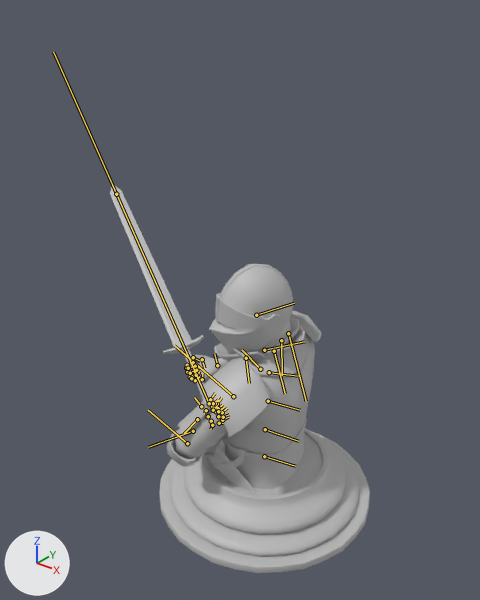
The FBX model Assets/_Model/Unit/knight.fbx as it was, and as the next commit left it.
One viewpoint serves both versions: a 50 mm camera at (2.15, -2.96, 3.26) aimed at (-0.43, 0.27, 1.26). Every picture has the same lights, and +X, +Y and +Z are marked at lower left. Both versions are drawn at frame 65 of the action 'Take 001'; the numbers are the values there. The bones that bend it are drawn over the model as lines.

In view in the first picture: 'knight_accessories', 'knight_base', 'pedestal'.
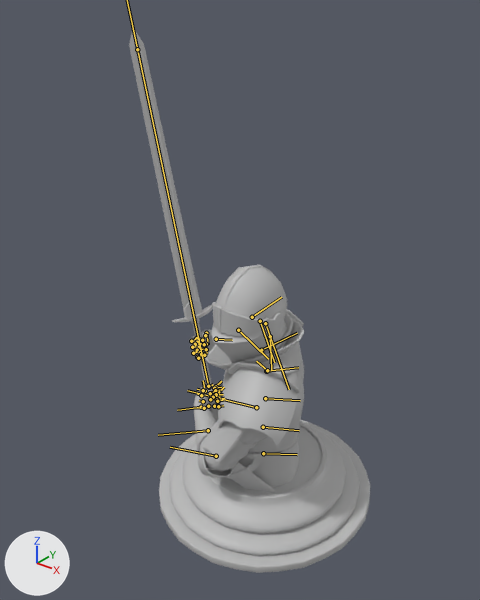
Location of each change, [x1, y1, x2, y2] in pixels of the pictures (480 x 600 px):
'pedestal', posed: before [159, 428, 370, 573]; after [159, 420, 370, 573]
'knight_accessories', posed (17% narrower, 50% taller): before [110, 184, 321, 493]; after [129, 28, 304, 492]
'knight_base', posed (19% narrower): before [173, 264, 315, 489]; after [189, 265, 304, 487]
bone 'skeleton_root_jnt', root to tip: before (264, 456) to (295, 466); after (263, 453) to (297, 454)
bone 'l_clavicle_jnt', root to tip: before (260, 369) to (242, 350); after (267, 370) to (256, 361)
bone 'l_shoulder_jnt', root to tip: before (233, 396) to (174, 345); after (256, 407) to (187, 390)
bone 'l_elbow_jnt', root to tip: before (187, 443) to (148, 410); after (216, 456) to (170, 447)
bone 'l_forearm', root to tip: before (193, 431) to (148, 447); after (208, 430) to (158, 435)
bone 'l_wrist_jnt', root to tip: before (197, 419) to (184, 433); after (201, 407) to (177, 410)
bone 'r_clavicle_jnt', root to tip: before (281, 340) to (282, 375); after (270, 336) to (271, 369)
bone 'r_shoulder_jnt', root to tip: before (288, 333) to (306, 401); after (265, 323) to (289, 389)
bone 'r_elbow_jnt', root to tip: before (274, 351) to (285, 393); after (260, 321) to (274, 362)
bone 'r_wrist_jnt', root to tip: before (217, 365) to (214, 353); after (216, 339) to (232, 340)
bone 'sword_jnt', root to tip: before (209, 403) to (116, 194); after (208, 386) to (137, 49)

What changed in the scene script:
```text
Change bone_skeleton_root_jnt:
    where bone_skeleton_root_jnt = bpy.data.objects['Armature'].pose.bones['skeleton_root_jnt']
    bone_skeleton_root_jnt.location: (0.0, 0.0, 0.0) -> (3.7, -1.6, -0.2)
    bone_skeleton_root_jnt.rotation_quaternion: (0.785, -0.62, 0.0, 0.0) -> (0.882, -0.47, 0.015, -0.021)  # degrees (-77, 0, 0) -> degrees (-56, 0, -3)
Change bone_l_clavicle_jnt:
    where bone_l_clavicle_jnt = bpy.data.objects['Armature'].pose.bones['l_clavicle_jnt']  # child of 'spine3_jnt'
    bone_l_clavicle_jnt.rotation_quaternion: (0.953, 0.128, -0.273, -0.006) -> (0.98, 0.099, -0.165, -0.049)  # degrees (17, -31, -6) -> degrees (13, -18, -8)
Change bone_l_shoulder_jnt:
    where bone_l_shoulder_jnt = bpy.data.objects['Armature'].pose.bones['l_shoulder_jnt']  # child of 'l_clavicle_jnt'
    bone_l_shoulder_jnt.rotation_quaternion: (0.931, 0.337, -0.138, -0.028) -> (0.904, 0.304, -0.289, -0.088)  # degrees (41, -14, -9) -> degrees (43, -28, -22)
Change bone_l_elbow_jnt:
    where bone_l_elbow_jnt = bpy.data.objects['Armature'].pose.bones['l_elbow_jnt']  # child of 'l_shoulder_jnt'
    bone_l_elbow_jnt.rotation_quaternion: (0.821, 0.0, -0.571, 0.0) -> (0.789, 0.0, -0.614, 0.0)  # degrees (0, -70, 0) -> degrees (0, -76, 0)
Change bone_l_forearm:
    where bone_l_forearm = bpy.data.objects['Armature'].pose.bones['l_forearm']  # child of 'l_elbow_jnt'
    bone_l_forearm.rotation_quaternion: (0.85, -0.527, 0.0, 0.0) -> (0.982, -0.189, 0.0, 0.0)  # degrees (-64, 0, 0) -> degrees (-22, 0, 0)
Change bone_l_wrist_jnt:
    where bone_l_wrist_jnt = bpy.data.objects['Armature'].pose.bones['l_wrist_jnt']  # child of 'l_elbow_jnt'
    bone_l_wrist_jnt.rotation_quaternion: (0.703, -0.678, 0.078, -0.2) -> (0.907, -0.333, 0.136, -0.218)  # degrees (-86, -9, -23) -> degrees (-42, 6, -29)
Change bone_r_clavicle_jnt:
    where bone_r_clavicle_jnt = bpy.data.objects['Armature'].pose.bones['r_clavicle_jnt']  # child of 'spine3_jnt'
    bone_r_clavicle_jnt.rotation_quaternion: (0.987, 0.065, -0.099, 0.113) -> (0.981, 0.015, -0.104, 0.165)  # degrees (6, -12, 12) -> degrees (0, -12, 19)
Change bone_r_shoulder_jnt:
    where bone_r_shoulder_jnt = bpy.data.objects['Armature'].pose.bones['r_shoulder_jnt']  # child of 'r_clavicle_jnt'
    bone_r_shoulder_jnt.rotation_quaternion: (0.967, 0.117, -0.188, -0.129) -> (0.99, 0.115, 0.033, -0.076)  # degrees (17, -19, -18) -> degrees (13, 5, -8)
Change bone_r_elbow_jnt:
    where bone_r_elbow_jnt = bpy.data.objects['Armature'].pose.bones['r_elbow_jnt']  # child of 'r_shoulder_jnt'
    bone_r_elbow_jnt.rotation_quaternion: (0.849, 0.0, -0.529, 0.0) -> (0.518, 0.0, -0.855, 0.0)  # degrees (0, -64, 0) -> degrees (0, -118, 0)
Change bone_r_wrist_jnt:
    where bone_r_wrist_jnt = bpy.data.objects['Armature'].pose.bones['r_wrist_jnt']  # child of 'r_elbow_jnt'
    bone_r_wrist_jnt.rotation_quaternion: (0.556, -0.829, -0.015, -0.058) -> (0.78, -0.624, -0.048, -0.005)  # degrees (-112, -7, -2) -> degrees (-77, -5, 3)
Change bone_sword_jnt:
    where bone_sword_jnt = bpy.data.objects['Armature'].pose.bones['sword_jnt']
    bone_sword_jnt.location: (147.8, 79.5, -2.8) -> (155.2, 101.5, 5.5)
    bone_sword_jnt.rotation_quaternion: (0.349, 0.341, -0.78, 0.392) -> (0.637, 0.09, -0.76, 0.093)  # degrees (40, -126, 26) -> degrees (9, -100, 6)
```
